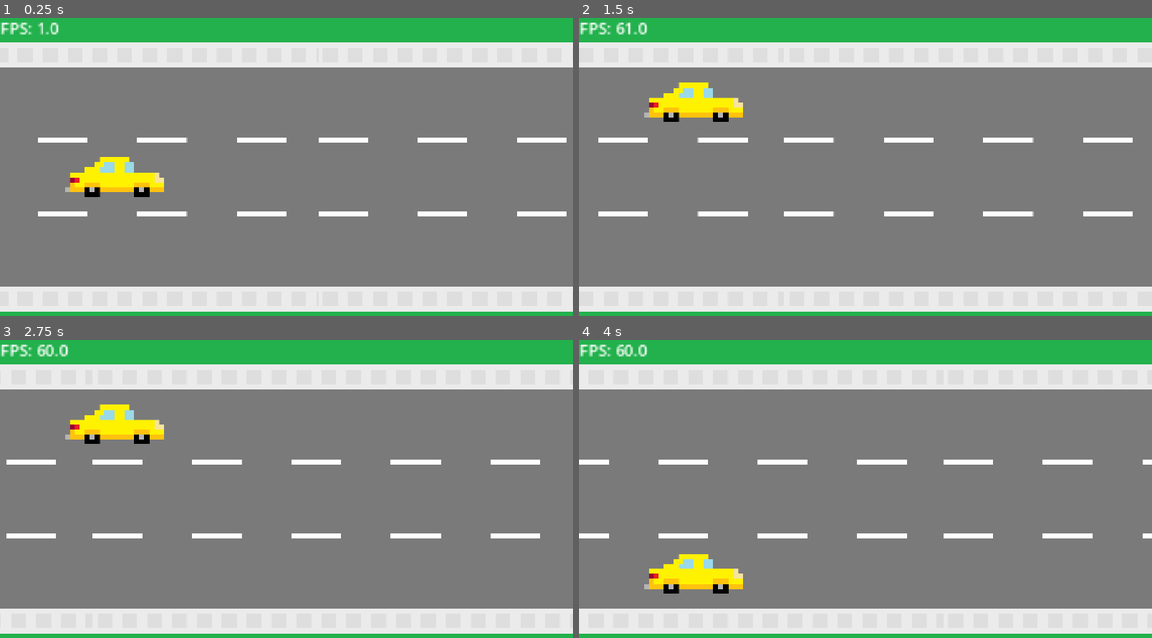
Above: before the commit, frames 1-4 (two rows, left to right).
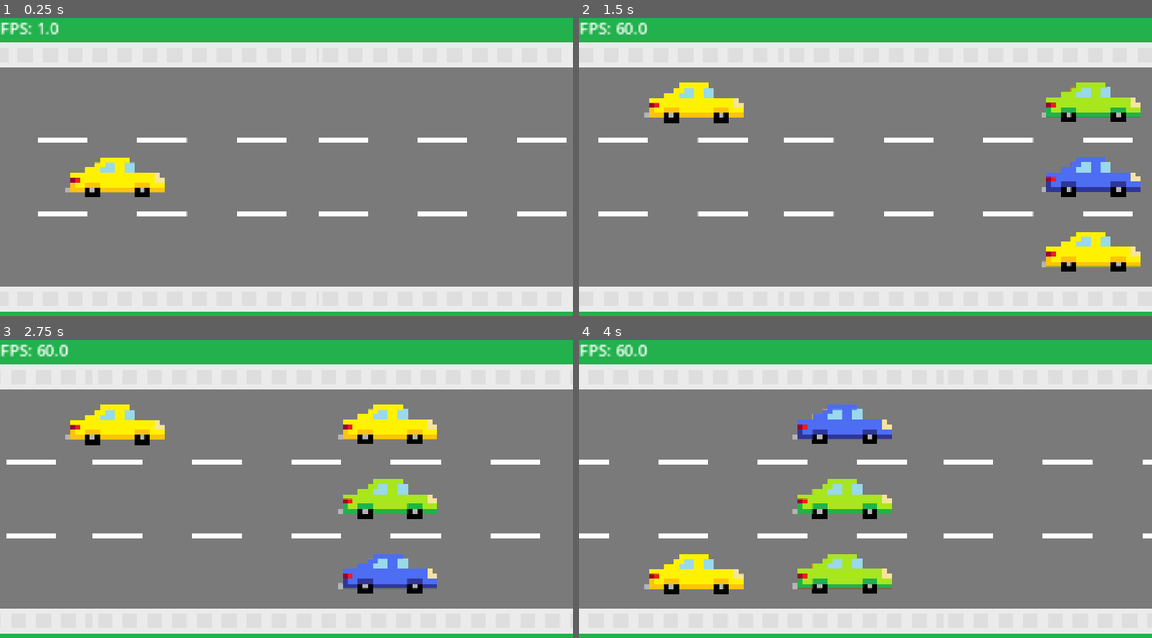
Above: after the commit, the same moments.

Repository: DevEhanTariq/first-game
Game: Godot game, scene res://level.tscn
Two runs of this game, one before a commit and one after it. Both use one fixed random seed, a clock stepped at 60 frames per second and the inputs below.
Inputs:
- Up to frame 1 (0.25 s): no input
- Up to frame 2 (1.5 s): hold W (up) 0.53-1.28 s; hold S (down) from 1.28 s (still down)
- Up to frame 3 (2.75 s): release S (down) at 2.03 s; hold W (up) from 2.03 s (still down)
- Up to frame 4 (4 s): release W (up) at 3.53 s; hold S (down) from 3.53 s (still down)

The runs differ from the first frame. In frame 1, 0.2% of the frame differs, in the area x 11-29%, y 46-61%; in frame 2, 4.8%, in the area x 7-98%, y 1-86%; in frame 3, 4.7%; in frame 4, 4.8%.

Commit message:
Created code to spawn the enemy traffic in random colors
- Added the Enemy Sprite
- Added the "carMovement" script, which moves the traffic and give the cars a random region of the sprite sheet
- Added a "Node", then attached the "TrafficSpawner" script (Not fully functionable)

Diff:
--- /dev/null
+++ b/TrafficSpawner.gd
@@ -0,0 +1,27 @@
+extends Node
+
+var x = 2000
+var lanesY = [-300, 0, 300]
+
+var allowCar = true
+var cars = []
+var carsAmountPerY = []
+
+func spawn_car(lane, xCord):
+	var sibling = get_parent().get_node("Traffic")
+	var copy = sibling.duplicate()
+	copy.position = Vector2(xCord,lanesY[lane])
+	cars.append(copy)
+	get_parent().add_child(copy)
+
+func delete_oldest_road():
+	pass
+
+# Called when the node enters the scene tree for the first time.
+func _ready() -> void:
+	pass # Replace with function body.
+
+
+# Called every frame. 'delta' is the elapsed time since the previous frame.
+func _process(delta: float) -> void:
+	spawn_car(randi_range(0,2), 1500)
--- /dev/null
+++ b/carMovement.gd
@@ -0,0 +1,12 @@
+extends Sprite2D
+
+@export var EnemySpeed = 400
+
+# Called when the node enters the scene tree for the first time.
+func _ready() -> void:
+	region_rect = Rect2(0, (randi_range(0,3)*160), 400, 160)
+
+
+# Called every frame. 'delta' is the elapsed time since the previous frame.
+func _process(delta: float) -> void:
+	position.x -= EnemySpeed * delta
--- a/level.tscn
+++ b/level.tscn
@@ -1,14 +1,19 @@
 [gd_scene format=3 uid="uid://bbjqqjmee6a1o"]
 
 [ext_resource type="Script" uid="uid://b16i4suonajoc" path="res://roadGen.gd" id="1_f2txt"]
+[ext_resource type="Script" uid="uid://b0ra0hotgnjak" path="res://TrafficSpawner.gd" id="1_n6hdu"]
 [ext_resource type="Texture2D" uid="uid://c3ho1c011kbbp" path="res://Assets/Road.png" id="1_u52ul"]
 [ext_resource type="Script" uid="uid://bbyyxppy7obu1" path="res://roadMovment.gd" id="2_0b4ue"]
 [ext_resource type="Texture2D" uid="uid://oy5aje7k8d04" path="res://Assets/Grass.png" id="2_1ainy"]
 [ext_resource type="PackedScene" uid="uid://d038k4uvwogdj" path="res://player.tscn" id="2_vonw3"]
 [ext_resource type="Script" uid="uid://cts3b8c76wtlx" path="res://label.gd" id="3_oi3di"]
+[ext_resource type="PackedScene" uid="uid://by04jynxutxcn" path="res://traffic.tscn" id="7_n6hdu"]
 
 [node name="Level" type="Node2D" unique_id=1753858453]
 script = ExtResource("1_f2txt")
+
+[node name="Node" type="Node" parent="." unique_id=297771206]
+script = ExtResource("1_n6hdu")
 
 [node name="Grass" type="Sprite2D" parent="." unique_id=1991605969]
 position = Vector2(-5, -4.0000076)
@@ -33,3 +38,7 @@
 [node name="Player" parent="." unique_id=682621535 instance=ExtResource("2_vonw3")]
 top_level = true
 position = Vector2(-400, 0)
+
+[node name="Traffic" parent="." unique_id=2012719958 instance=ExtResource("7_n6hdu")]
+top_level = true
+position = Vector2(-806, 838)
--- a/player.tscn
+++ b/player.tscn
@@ -4,7 +4,7 @@
 [ext_resource type="Script" uid="uid://bmc3nbscm8j46" path="res://Player.gd" id="2_onrkg"]
 
 [sub_resource type="RectangleShape2D" id="RectangleShape2D_onrkg"]
-size = Vector2(399, 156)
+size = Vector2(399, 157)
 
 [node name="Player" type="Node2D" unique_id=682621535]
 
@@ -12,10 +12,11 @@
 script = ExtResource("2_onrkg")
 
 [node name="CollisionShape2D" type="CollisionShape2D" parent="CharacterBody2D" unique_id=1688582909]
-position = Vector2(-290.5, 0)
+position = Vector2(-290.5, 0.5)
 shape = SubResource("RectangleShape2D_onrkg")
 
 [node name="Sprite2D" type="Sprite2D" parent="CharacterBody2D" unique_id=1722020748]
+position = Vector2(-290, 2)
 texture = ExtResource("1_4flbx")
 region_enabled = true
-region_rect = Rect2(0, 0, 983.717, 157.51)
+region_rect = Rect2(0, 0, 400, 160)
--- /dev/null
+++ b/traffic.tscn
@@ -0,0 +1,12 @@
+[gd_scene format=3 uid="uid://by04jynxutxcn"]
+
+[ext_resource type="Texture2D" uid="uid://ckslsxyly0cxo" path="res://Assets/vehicleSpriteSheet.png" id="1_fqe1r"]
+[ext_resource type="Script" uid="uid://cb2wqcsoi7p22" path="res://carMovement.gd" id="2_noekn"]
+
+[node name="Traffic" type="Node2D" unique_id=2012719958]
+
+[node name="Sprite2D" type="Sprite2D" parent="." unique_id=670001456]
+texture = ExtResource("1_fqe1r")
+region_enabled = true
+region_rect = Rect2(0, 160, 400, 160)
+script = ExtResource("2_noekn")
Not shown, added: TrafficSpawner.gd.uid
Not shown, added: carMovement.gd.uid
